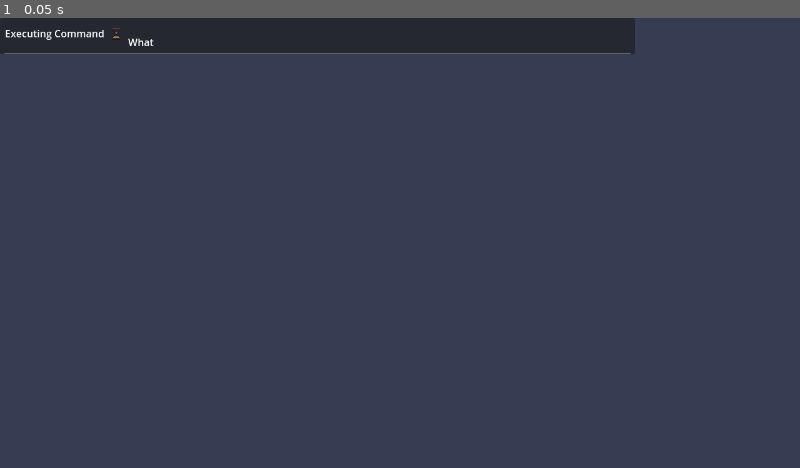
Above: before the commit, frame 1.
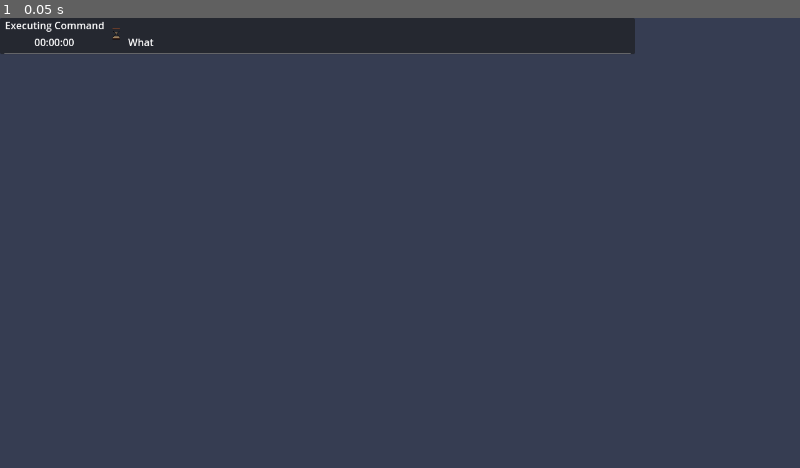
Above: after the commit, the same moment.

Repository: KoBeWi/Godot-Project-Builds
Game: Godot game, scene res://Nodes/Command.tscn
Same seed, same stepped clock (60 frames per second), same inputs: the game is played once before the commit and once after it. This scene is started directly instead of the project's main scene.
Inputs:
- Up to frame 1 (0.05 s): no input

The runs differ from the first frame. In frame 1, 0.3% of the frame differs, in the area x 0-13%, y 0-7%.
Error before the commit: Invalid access to property or key 'steam_password' on a base object of type 'Dictionary'. (res://Nodes/Command.gd:26)
Error after the commit: Invalid access to property or key 'steam_password' on a base object of type 'Dictionary'. (res://Nodes/Command.gd:30)

Commit message:
Added timers

Diff:
--- a/Nodes/Command.gd
+++ b/Nodes/Command.gd
@@ -1,6 +1,8 @@
 extends Control
 
 const COLLAPSED_SIZE = 5
+
+@onready var time: Label = %Time
 
 var task_text: String
 var command: String
@@ -11,6 +13,8 @@
 var output: Array
 var output_lines: Array[String]
 var result: int
+
+var timer: float
 
 signal success
 signal fail
@@ -33,6 +37,9 @@
 
 func _process(delta: float) -> void:
 	if thread.is_alive():
+		timer += delta
+		var intime := int(timer)
+		time.text = "%02d:%02d:%02d" % [intime / 3600, intime / 60 % 60, intime % 60]
 		return
 
 	thread.wait_to_finish()
@@ -62,11 +69,11 @@
 		if output_lines.size() <= COLLAPSED_SIZE:
 			expand_output()
 		else:
-			%OutputLabel.text = "\n".join(output_lines.slice(-COLLAPSED_SIZE - 1))
+			%OutputLabel.text = "\n".join(output_lines.slice(-COLLAPSED_SIZE - 1)).trim_suffix("\n")
 			%ExpandButton.text %= output_lines.size() - 5
 
 func expand_output() -> void:
-	%OutputLabel.text = "\n".join(output_lines)
+	%OutputLabel.text = "\n".join(output_lines).trim_suffix("\n")
 	%ExpandButton.hide()
 
 func _on_command_gui_input(event: InputEvent) -> void:
--- a/Nodes/Command.tscn
+++ b/Nodes/Command.tscn
@@ -134,11 +134,20 @@
 [node name="HBoxContainer" type="HBoxContainer" parent="MarginContainer/VBoxContainer"]
 layout_mode = 2
 
-[node name="Status" type="Label" parent="MarginContainer/VBoxContainer/HBoxContainer"]
+[node name="VBoxContainer2" type="VBoxContainer" parent="MarginContainer/VBoxContainer/HBoxContainer"]
+layout_mode = 2
+
+[node name="Status" type="Label" parent="MarginContainer/VBoxContainer/HBoxContainer/VBoxContainer2"]
 unique_name_in_owner = true
 layout_mode = 2
 size_flags_horizontal = 4
 text = "Executing Command"
+
+[node name="Time" type="Label" parent="MarginContainer/VBoxContainer/HBoxContainer/VBoxContainer2"]
+unique_name_in_owner = true
+layout_mode = 2
+text = "00:00:00"
+horizontal_alignment = 1
 
 [node name="Code" type="Label" parent="MarginContainer/VBoxContainer/HBoxContainer"]
 unique_name_in_owner = true
@@ -197,9 +206,11 @@
 size_flags_horizontal = 4
 text = "Expand %d lines"
 
-[node name="OutputLabel" type="Label" parent="MarginContainer/VBoxContainer/Output"]
-unique_name_in_owner = true
-layout_mode = 2
+[node name="OutputLabel" type="TextEdit" parent="MarginContainer/VBoxContainer/Output"]
+unique_name_in_owner = true
+layout_mode = 2
+editable = false
+scroll_fit_content_height = true
 
 [connection signal="gui_input" from="MarginContainer/VBoxContainer/HBoxContainer/VBoxContainer/TaskText" to="." method="_on_command_gui_input"]
 [connection signal="gui_input" from="MarginContainer/VBoxContainer/HBoxContainer/VBoxContainer/Command" to="." method="_on_command_gui_input"]
--- a/Scenes/Execution.gd
+++ b/Scenes/Execution.gd
@@ -29,7 +29,7 @@
 
 func next_command():
 	if current_task_index == task_limbo.get_child_count():
-		%Button.show()
+		finish()
 		return
 
 	current_task = task_limbo.get_child(current_task_index)
@@ -53,6 +53,17 @@
 	current_task._cleanup()
 	next_command()
 
+func finish():
+	%Button.show()
+
+	var total_time: float
+	for command in commands_container.get_children():
+		total_time += command.timer
+
+	var intime := int(total_time)
+	%Time.text %= [intime / 3600, intime / 60 % 60, intime % 60]
+	%Time.show()
+
 #func output_process():
 	#var output_file := FileAccess.open("res://log.txt", FileAccess.READ)
 	#
--- a/Scenes/Execution.tscn
+++ b/Scenes/Execution.tscn
@@ -20,6 +20,14 @@
 layout_mode = 2
 size_flags_horizontal = 3
 
+[node name="Time" type="Label" parent="VBoxContainer"]
+unique_name_in_owner = true
+visible = false
+layout_mode = 2
+theme_override_font_sizes/font_size = 30
+text = "Finished. Total time: %02d:%02d:%02d."
+horizontal_alignment = 1
+
 [node name="Button" type="Button" parent="VBoxContainer"]
 unique_name_in_owner = true
 visible = false
